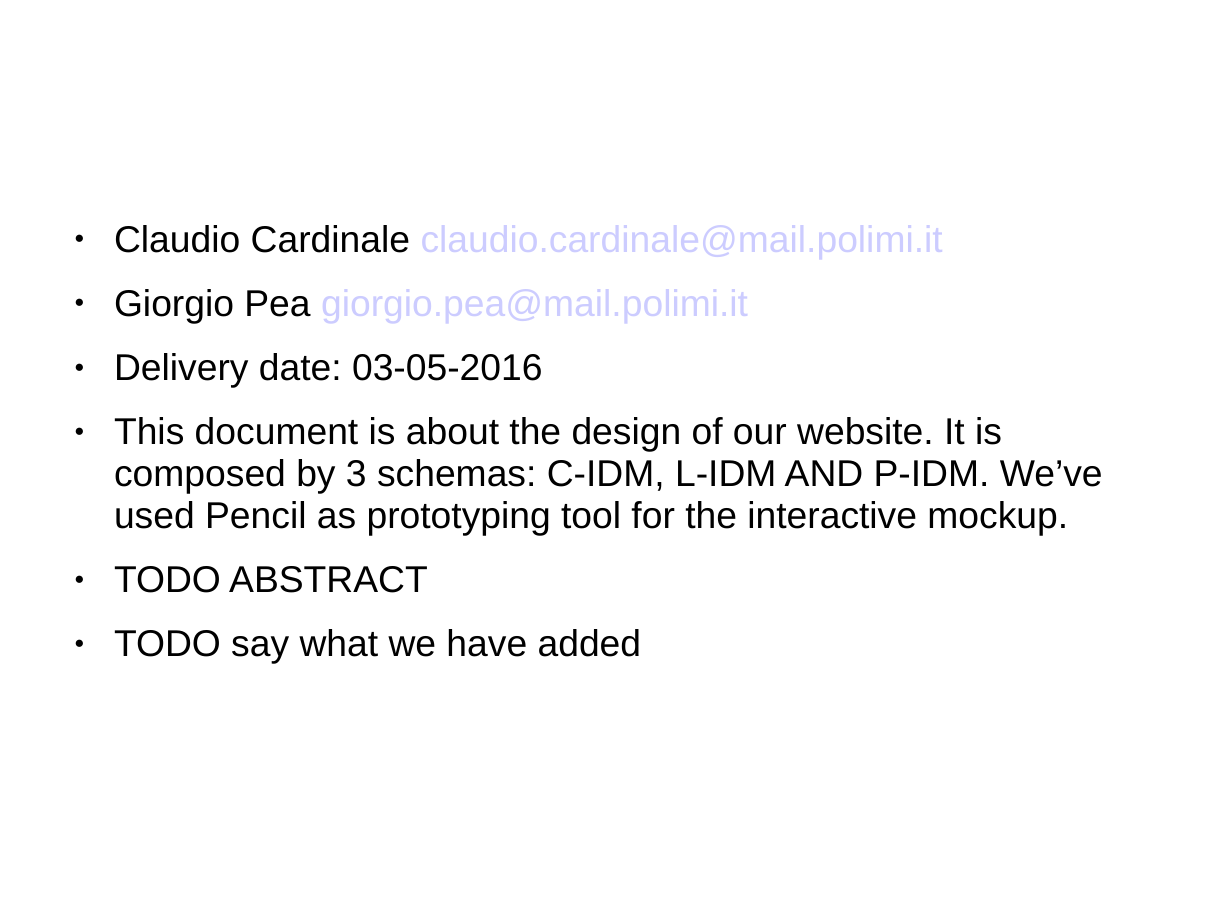
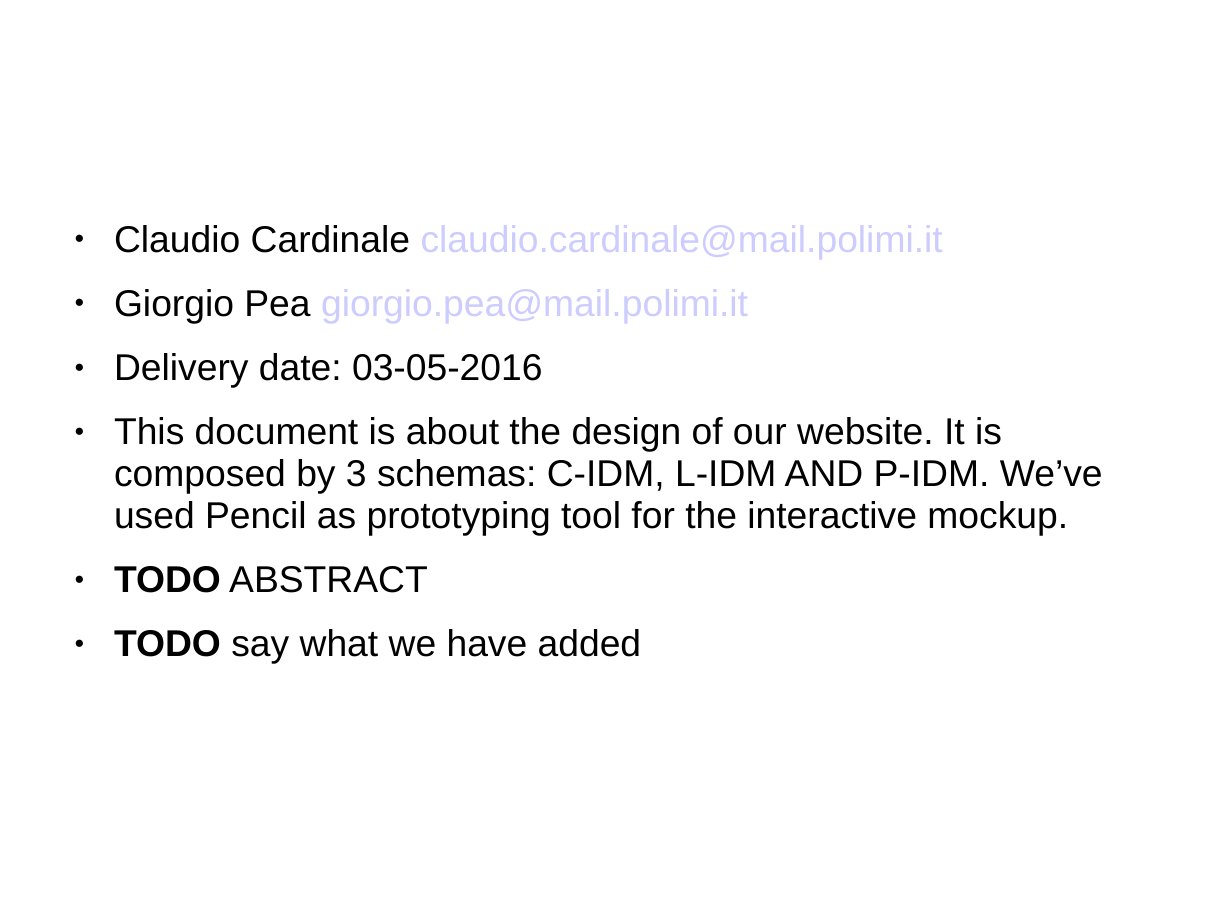
Before and after one commit to hypermedia2016/design, a slide deck: slide 1 of Cardinale, Pea-P1-03-05-2016.ppt. Drawn at 1232x924 pixels with LibreOffice and Linux fonts; fonts in the diff are those of the drawing. Boxes give left, top, right and bottom in pixels: in the first picture for what was removed or moved away, otherwise in the second. Text is boxed around its words. In the diff, an @@ line names an element or a change of style, - is before the commit and + after.

```diff
--- a/Cardinale, Pea-P1-03-05-2016.ppt
+++ b/Cardinale, Pea-P1-03-05-2016.ppt
@@ text at (x1=114, y1=566, x2=642, y2=664): bold on in "TODO", "TODO" @@
```
Also in this commit, not shown: 1 other slide changed.
